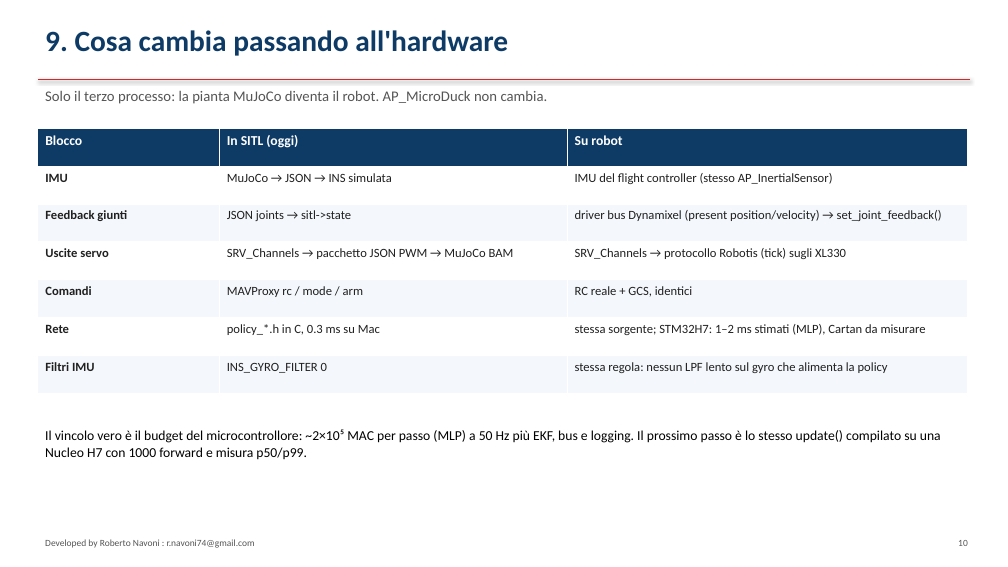
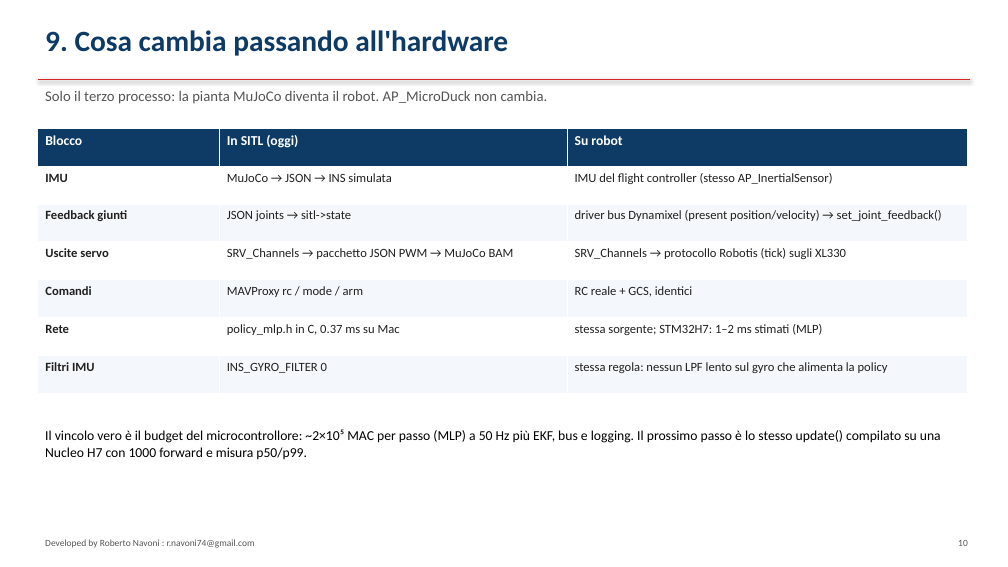
Before and after one commit to virtualrobotix/Arudpilot-Neural-Mixer, a slide deck: slide 10 of docs/architettura-integrazione.pptx. Drawn at 1008x567 pixels with LibreOffice and Linux fonts; fonts in the diff are those of the drawing. Boxes give left, top, right and bottom in pixels: in the first picture for what was removed or moved away, otherwise in the second. Text is boxed around its words. In the diff, an @@ line names an element or a change of style, - is before the commit and + after.

```diff
--- a/docs/architettura-integrazione.pptx
+++ b/docs/architettura-integrazione.pptx
@@ table at (x1=38, y1=129, x2=968, y2=393) @@
-row 6, column 2: policy_*.h in C, 0.3 ms su Mac
+row 6, column 2: policy_mlp.h in C, 0.37 ms su Mac
-row 6, column 3: stessa sorgente; STM32H7: 1–2 ms stimati (MLP), Cartan da misurare
+row 6, column 3: stessa sorgente; STM32H7: 1–2 ms stimati (MLP)
```
Also in this commit, not shown: 6 other slides changed, 8 other files.
